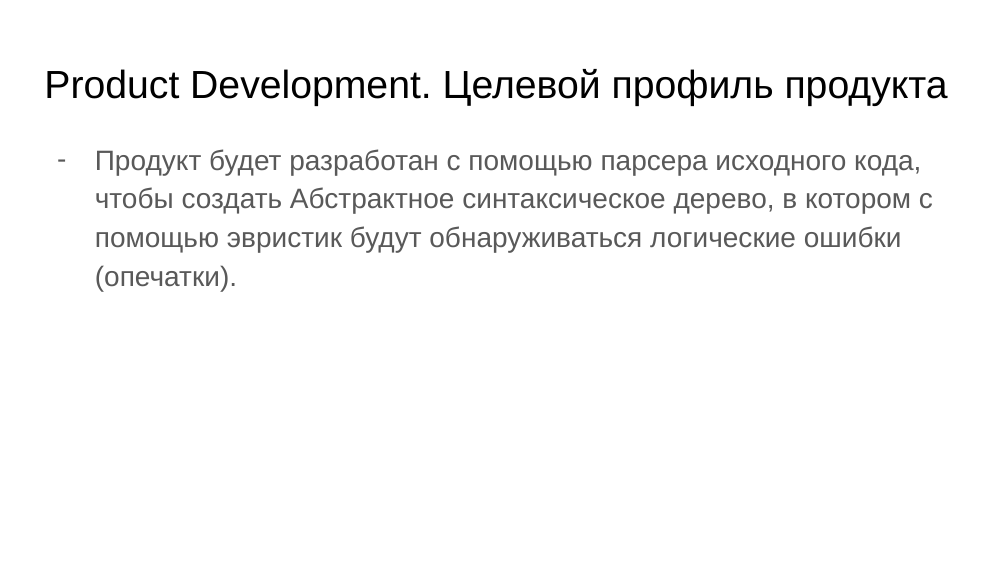
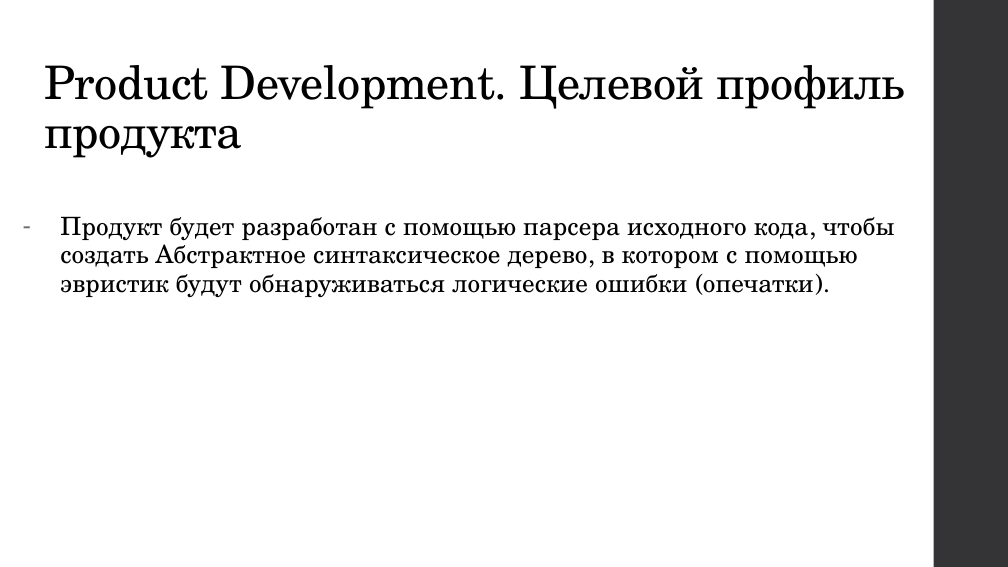
Before and after one commit to rogurotus/Project, a slide deck: slide 5 of Статический анализатор.pptx. Drawn at 1008x567 pixels with LibreOffice and Linux fonts; fonts in the diff are those of the drawing. Boxes give left, top, right and bottom in pixels: in the first picture for what was removed or moved away, otherwise in the second. Text is boxed around its words. In the diff, an @@ line names an element or a change of style, - is before the commit and + after.

```diff
--- a/Статический анализатор.pptx
+++ b/Статический анализатор.pptx
@@ rectangle added at (x1=933, y1=0, x2=1008, y2=566), fill #353537 @@
@@ title "Product Development. Целевой профиль продукта" at (x1=44, y1=65, x2=904, y2=158): size 28 to 33 pt, font Arial to TeX Gyre Schola, letter spacing 0 to -0.4 pt; line spacing 1 to 0.9 @@
@@ text "Продукт будет разработан с помощью ..." moved from (x1=95, y1=149, x2=933, y2=291) to (x1=60, y1=216, x2=895, y2=298) @@
@@ text "Продукт будет разработан с помощью ..." at (x1=60, y1=216, x2=895, y2=298): size 20 to 18 pt, font Arial to TeX Gyre Schola, text colour #595959 to #000000, letter spacing 0 to 0.1 pt; line spacing 1.15 to 0.95; bullet colour #595959 to #6F6F74 @@
```
Also in this commit, not shown: 6 other slides changed, 3 slides added.
